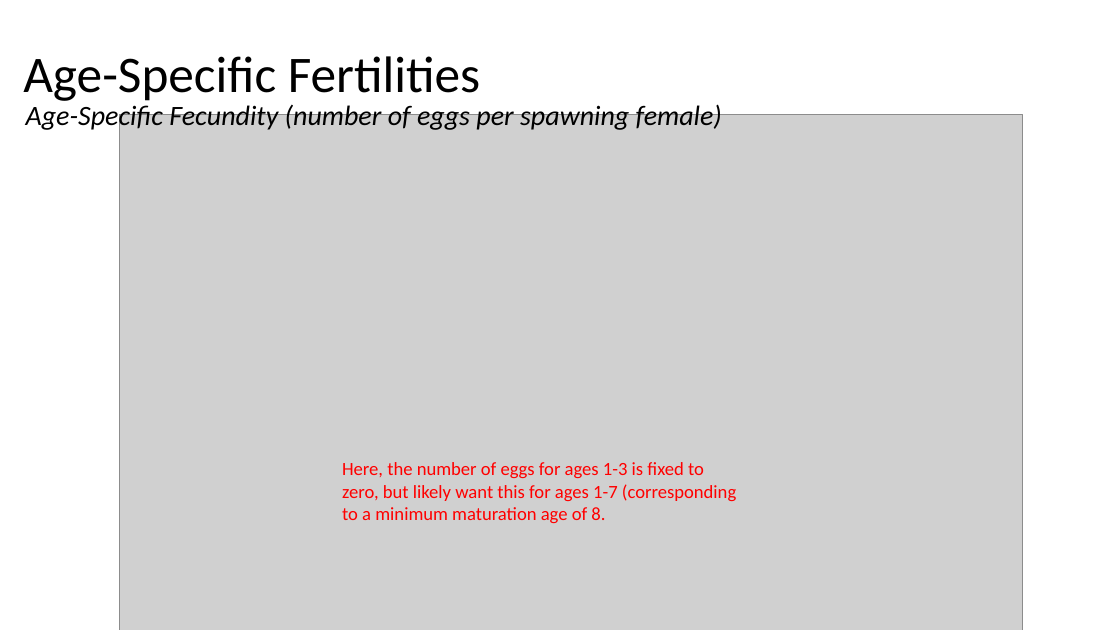
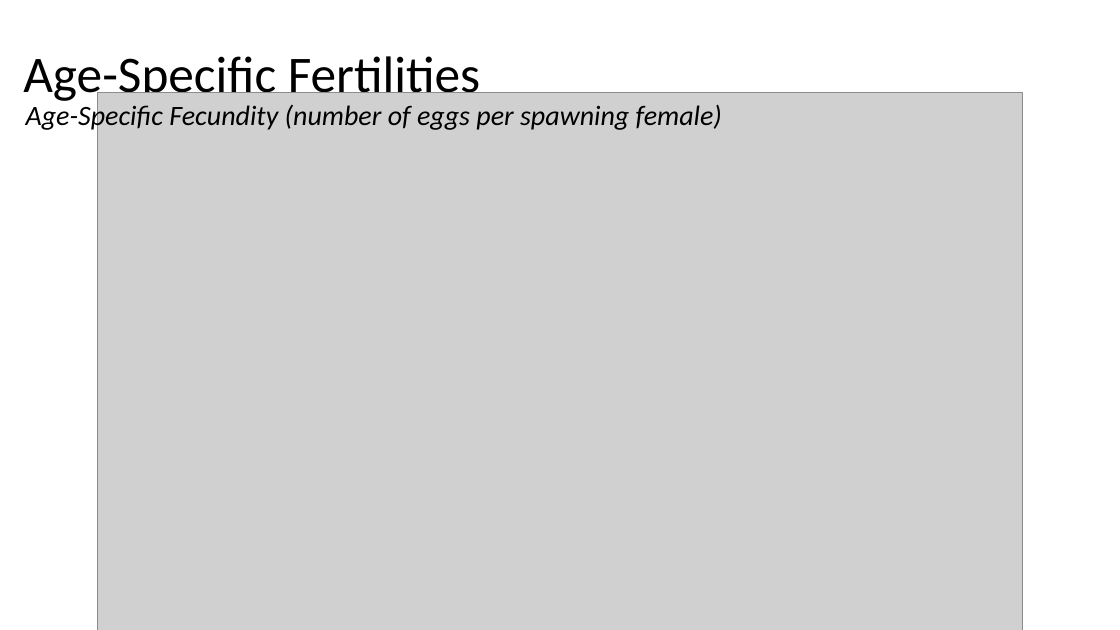
Before and after one commit to sreynolds2/LMOR-DPM, a slide deck: slide 9 of documents/Parameterization.pptx. Drawn at 1120x630 pixels with LibreOffice and Linux fonts; fonts in the diff are those of the drawing; grey boxes stand for pictures. Boxes give left, top, right and bottom in pixels: in the first picture for what was removed or moved away, otherwise in the second. Text is boxed around its words. In the diff, an @@ line names an element or a change of style, - is before the commit and + after.

```diff
--- a/documents/Parameterization.pptx
+++ b/documents/Parameterization.pptx
@@ picture: place and size @@
-picture at (120,114,1023,630)
+picture at (97,93,1023,630)
@@ text removed at (342,462,736,523) @@
-Here, the number of eggs for ages 1-3 is fixed to zero, but likely want this for ages 1-7 (corresponding to a minimum maturation age of 8.
```
Also in this commit, not shown: 6 other slides changed, 1 slide added, 16 other files.
